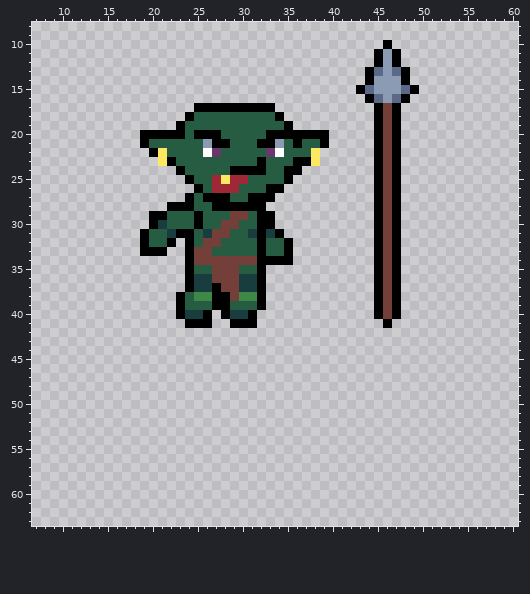
Pixel-art file, stored at assets/Aseprite/Goblin.aseprite. The picture above was drawn from the file before the commit.
64x64 pixels, 1 frame. Shown: x 7..60, y 8..63.
The same view after the edit:
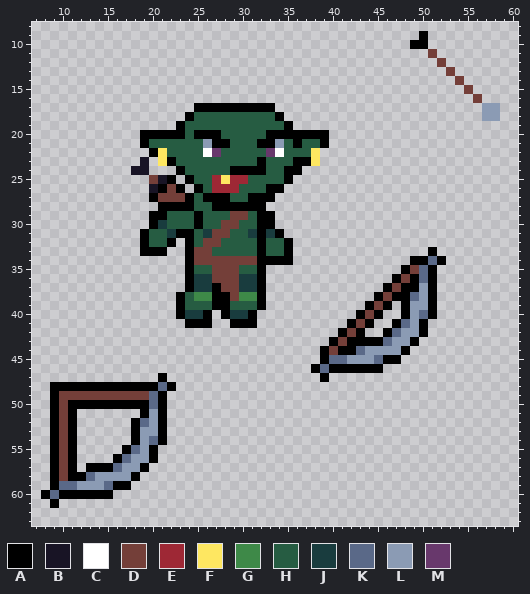
Palette (. is transparent): A #000000  B #181425  C #ffffff  D #743f39  E #9e2835  F #fee761  G #3e8948  H #265c42  J #193c3e  K #5a6988  L #8b9bb4  M #68386c
Difference:
layer "Bow" added
layer "Bow_Taut" added
layer "Arrow" added
layer "Spear" removed
Colour A now appears in row 9 at x 50; in row 10 at x 49 to 50; in row 25 at x 22; in row 26 at x 21 and 23; in row 27 at x 20; in row 28 at x 21.
Colour A now appears in row 33 at x 51; in row 34 at x 49 to 50 and 52; in row 35 at x 48 and 51; in row 36 at x 49 and 51; in row 37 at x 48 to 49 and 51; in row 38 at x 48 and 51.
Colour A now appears in row 39 at x 44, 48 and 51; in row 40 at x 43, 48 and 51; in row 41 at x 42, 44, 47 and 50; in row 42 at x 41, 43, 46 and 50; in row 43 at x 40, 42 to 45 and 49; in row 44 at x 39, 41 to 42 and 48.
Colour A now appears in row 45 at x 39 and 46 to 47; in row 46 at x 38 and 40 to 45; in row 47 at x 21 and 39; in row 48 at x 9 to 20 and 22; in row 49 at x 9 and 21; in row 50 at x 9, 11 to 19 and 21.
Colour A now appears in row 51 at x 9, 11, 19 and 21; in rows 52 to 54 at x 9, 11, 18 and 21; in row 55 at x 9, 11, 17 and 20; in row 56 at x 9, 11, 16 and 20; in row 57 at x 9, 11, 13 to 15 and 19; in row 58 at x 9, 11 to 12 and 18.
Colour A now appears in row 59 at x 9 and 16 to 17; in row 60 at x 8 and 10 to 15; in row 61 at x 9.
The author changed colour D to colour A in row 37 at x 46; in row 39 at x 46.
Colour B now appears in row 23 at x 19; in row 24 at x 18 to 19; in row 25 at x 21; in row 26 at x 20.
Colour D now appears in row 11 at x 51; in row 12 at x 52; in row 13 at x 53; in row 14 at x 54; in row 15 at x 55; in row 16 at x 56.
Colour D now appears in row 25 at x 20; in row 26 at x 22; in row 27 at x 21 to 23; in row 35 at x 49; in row 36 at x 48; in row 40 at x 44.
Colour D now appears in row 41 at x 43; in row 42 at x 42; in row 43 at x 41; in row 44 at x 40; in row 49 at x 10 to 19; in rows 50 to 58 at x 10.
The author changed colour A to colour D in row 37 at x 47; in row 39 at x 45.
Colour K now appears in row 34 at x 51; in rows 35 to 36 at x 50; in row 38 at x 49; in row 40 at x 50; in row 41 at x 48; in row 42 at x 47.
Colour K now appears in row 43 at x 46; in row 44 at x 43; in row 45 at x 40 to 41 and 45; in row 46 at x 39; in row 48 at x 21; in rows 49 to 50 at x 20.
Colour K now appears in row 52 at x 19; in row 54 at x 20; in row 55 at x 18; in row 56 at x 17; in row 57 at x 16; in row 58 at x 13.
Colour K now appears in row 59 at x 10 to 11 and 15; in row 60 at x 9.
Colour L now appears in rows 17 to 18 at x 57 to 58; in rows 37 to 38 at x 50; in row 39 at x 49 to 50; in rows 40 to 41 at x 49; in row 42 at x 48 to 49; in row 43 at x 47 to 48.
Colour L now appears in row 44 at x 44 to 47; in row 45 at x 42 to 44; in rows 51 to 52 at x 20; in row 53 at x 19 to 20; in rows 54 to 55 at x 19; in row 56 at x 18 to 19.
Colour L now appears in row 57 at x 17 to 18; in row 58 at x 14 to 17; in row 59 at x 12 to 14.
The edit erases colour A in row 10 at x 46; in rows 11 to 12 at x 45 and 47; in rows 13 to 14 at x 44 and 48; in row 15 at x 43 and 49; in row 16 at x 44 and 48; in rows 17 to 35 at x 45 and 47.
The edit erases colour A in rows 36 to 37 at x 45; in rows 39 to 40 at x 47; in row 41 at x 46.
The edit erases colour D in rows 17 to 36 at x 46; in row 40 at x 46.
The edit erases colour K in row 13 at x 45 and 47; in row 15 at x 44 and 48; in row 16 at x 45 and 47.
The edit erases colour L in rows 11 to 13 at x 46; in rows 14 to 15 at x 45 to 47; in row 16 at x 46.
Changed places in both pictures, as pixel boxes (x1, y1, x2, y2):
changed: (311, 31, 500, 382)
added: (131, 157, 185, 211)
added: (41, 373, 176, 508)
